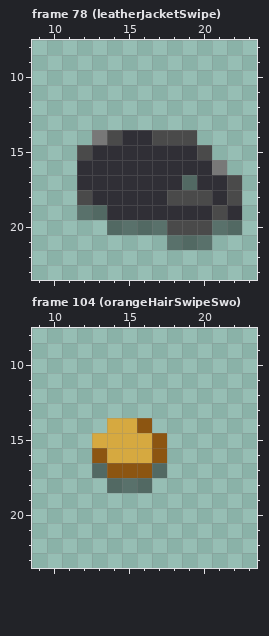
Edited in one commit: pixel-art file (src/character.ase). Above is the file before it was changed.
32x32 pixels, 236 frames. Shown: frame 78 (leatherJacketSwipe): x 9..23, y 8..23; frame 104 (orangeHairSwipeSwo): x 9..23, y 8..23. The commit also changed other frames, which this record leaves out.
The result:
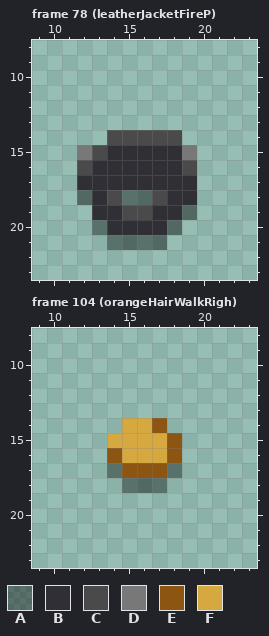
Palette (. is transparent): A #00000068  B #302f36  C #4a4a4a  D #787878  E #8c5511  F #d6a940
The author wrote: Grouped torso sprites.
The exact change:
Changed rows in their new state; - is an unchanged pixel.
Frame 78 (leatherJacketFireP), layer "torso":
first column x 12:
14 -.-CC--.---
15 DC-----D.--
16 C------C..-
17 -------B...
18 A-CAACBB...
19 .B-CC--A...
20 -ABBBBA....
21 --AAAA...--
Frame 104 (orangeHairWalkRigh), layer "head":
first column x 13:
14 -.-FE-
15 .---FE
16 .E--FE
17 .A--EA
18 -.--A-
Where, in picture pixels (left, top, right, bottom), the same in both pictures:
changed: (77, 130, 242, 250)
changed: (92, 418, 182, 493)
